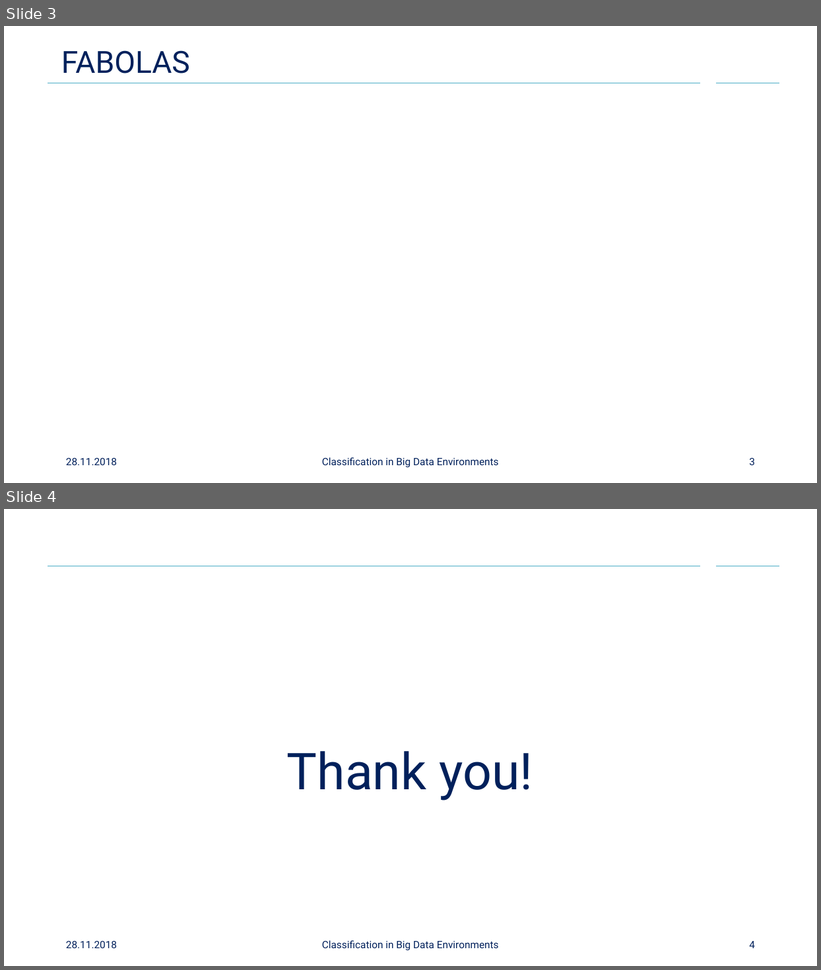
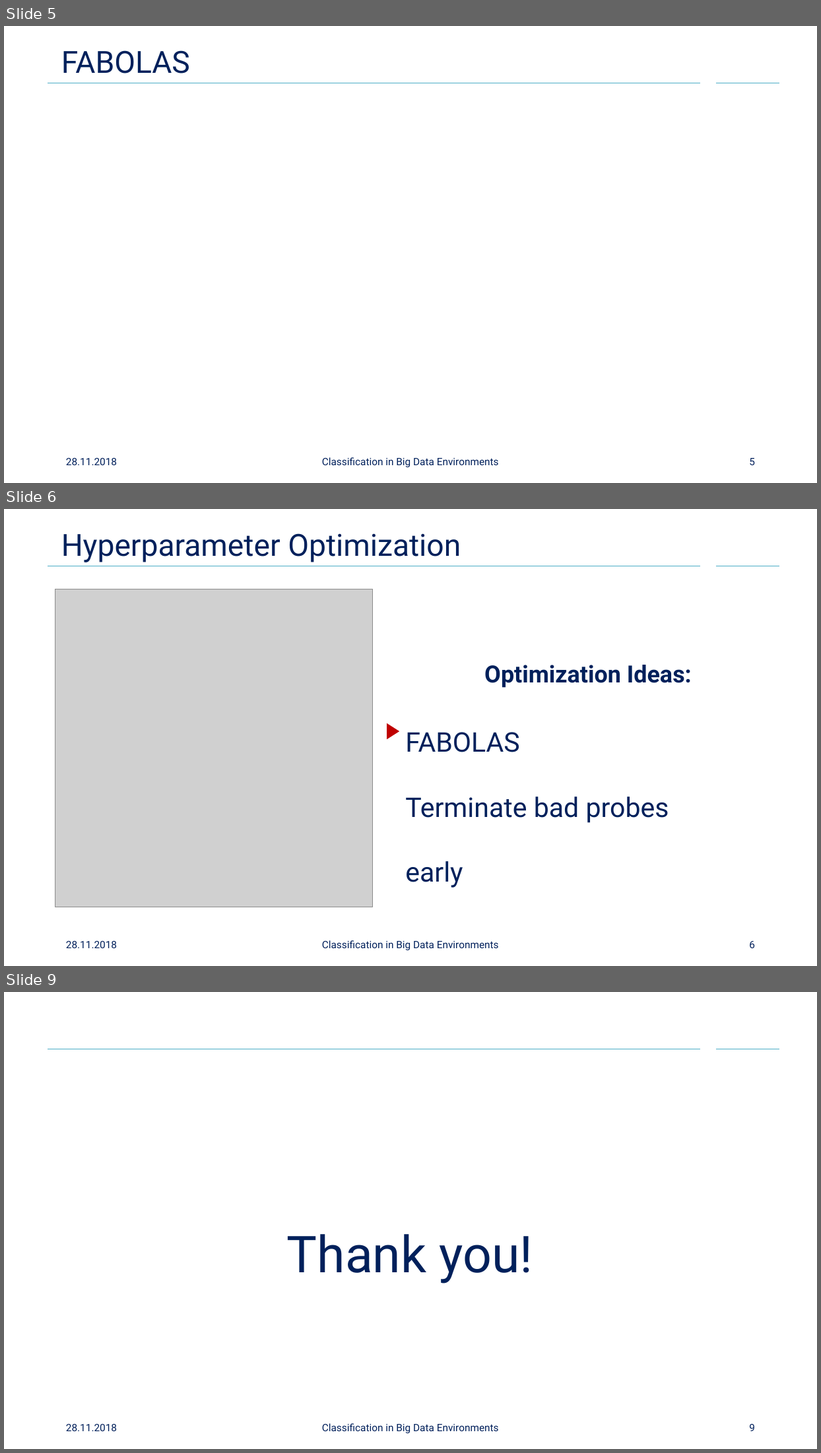
Before and after one commit to Cortys/aml-seminar, a slide deck: presentation/presentation.pptx. Shown one above the other, each under a label of ours: slides 3 and 4 before the commit, slides 5, 6 and 9 after it; the slides between them are not shown. The pictures are 821x970 and 821x1453 pixels, drawn with LibreOffice and Linux fonts; fonts in the diff are those of the drawing; grey boxes stand for pictures; background and template pictures are left out. Boxes give left, top, right and bottom in pixels: in the first picture for what was removed or moved away, otherwise in the second. Text is boxed around its words. In the diff, an @@ line names an element or a change of style, - is before the commit and + after.

```diff
--- a/presentation/presentation.pptx
+++ b/presentation/presentation.pptx
@@ slide 6 added at [4,509,817,966], background #FFFFFF; not listed: 2 template elements that a slide beside it also shows @@
@@ title added at [61,533,461,562], 36 pt, text #00205B @@
+Hyperparameter Optimization
@@ picture added at [55,590,373,908] @@
@@ text added at [484,665,692,688], 28 pt, text #00205B, bold @@
+Optimization Ideas:
@@ triangle added at [387,724,399,740], fill #C00000 @@
@@ text added at [405,732,669,888], 32 pt, text #00205B @@
+FABOLAS
+Terminate bad probes early
@@ text added at [66,941,117,949], 12 pt, text #00205B @@
+28.11.2018
@@ text added at [322,941,499,951], 12 pt, text #00205B @@
+Classification in Big Data Environments
@@ page number added at [749,941,755,949], 12 pt, text #00205B @@
+6
@@ what was slide 3 is now slide 5 @@
@@ page number at [749,458,755,466]: text changed @@
-3
+5
@@ what was slide 4 is now slide 9 @@
@@ page number at [749,1424,755,1432]: text changed @@
-4
+9
```
Also in this commit, not shown: 1 slide changed, 4 other slides added, 6 other files.
